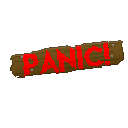
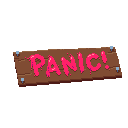
Layer changes from the first 128×128 image to the second:
hid "Panic" over 10, 40, 124, 78
added layer "Layer 2" above "Layer 1" over 13, 46, 122, 87
